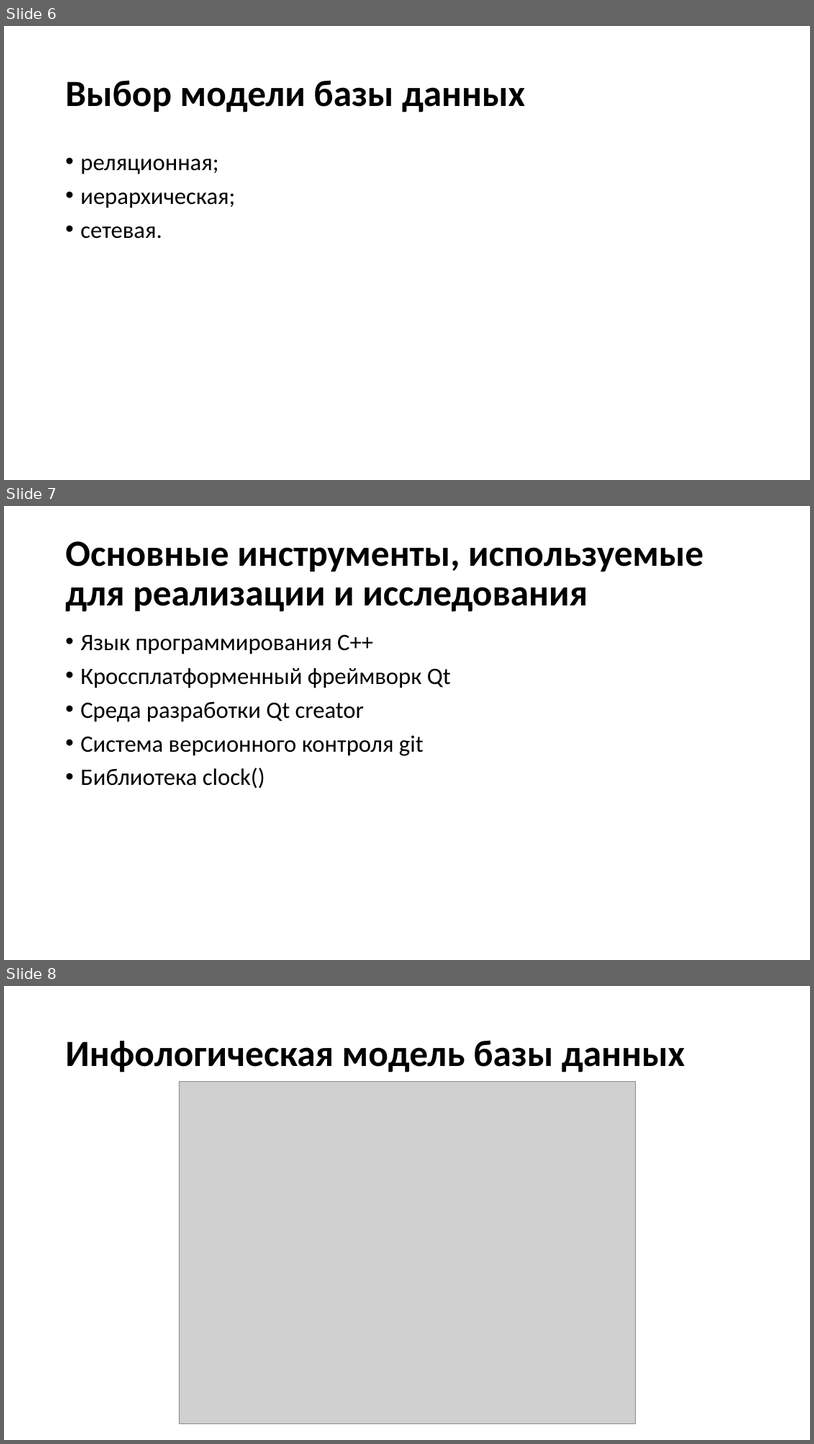
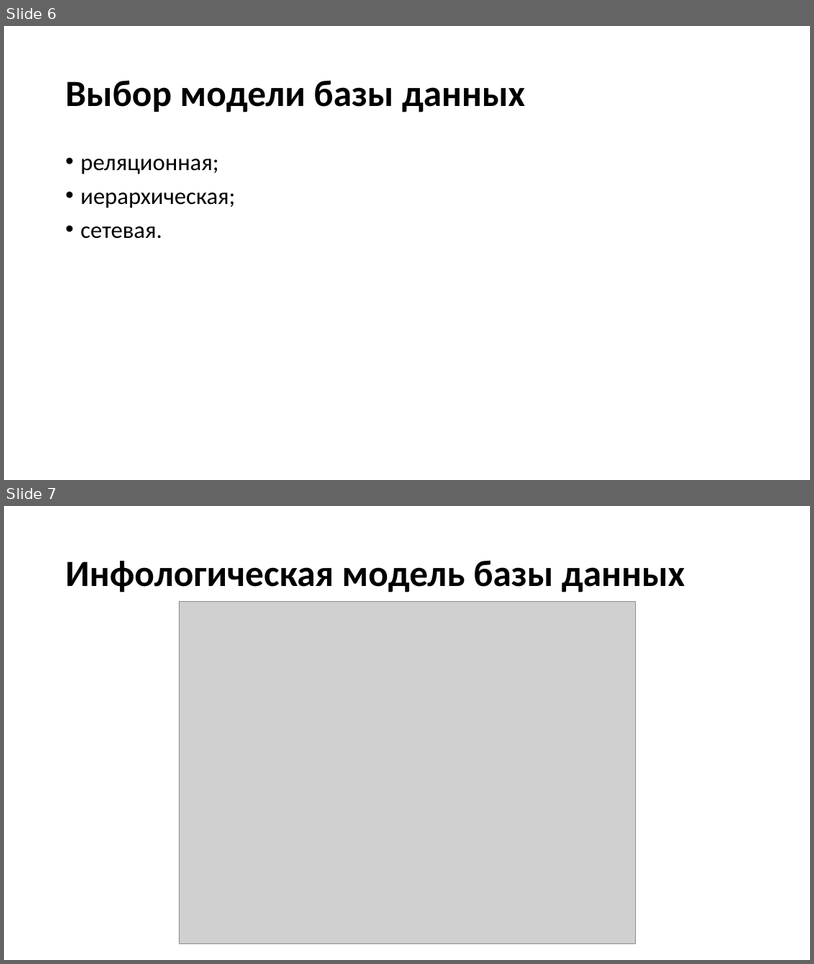
Before and after one commit to Inlucker/DataBaseCybersport, a slide deck: Presentation/Pronin DataBaseCybersport.pptx. Shown one above the other, each under a label of ours: slides 6, 7 and 8 before the commit, slides 6 and 7 after it. The pictures are 814x1444 and 814x964 pixels, drawn with LibreOffice and Linux fonts; fonts in the diff are those of the drawing; grey boxes stand for pictures. Boxes give left, top, right and bottom in pixels: in the first picture for what was removed or moved away, otherwise in the second. Text is boxed around its words. In the diff, an @@ line names an element or a change of style, - is before the commit and + after.

```diff
--- a/Presentation/Pronin DataBaseCybersport.pptx
+++ b/Presentation/Pronin DataBaseCybersport.pptx
@@ slide 7 removed at (4,506,810,960), background #FFFFFF @@
@@ title removed at (65,541,704,612) @@
-Основные инструменты, используемые для реализации и исследования
@@ text removed at (80,634,451,788) @@
-• Язык программирования C++
-• Кроссплатформенный фреймворк Qt
-• Среда разработки Qt creator
-• Система версионного контроля git
-• Библиотека clock()
@@ what was slide 8 is now slide 7 @@
```
Also in this commit, not shown: 2 slides changed, 5 other files.
